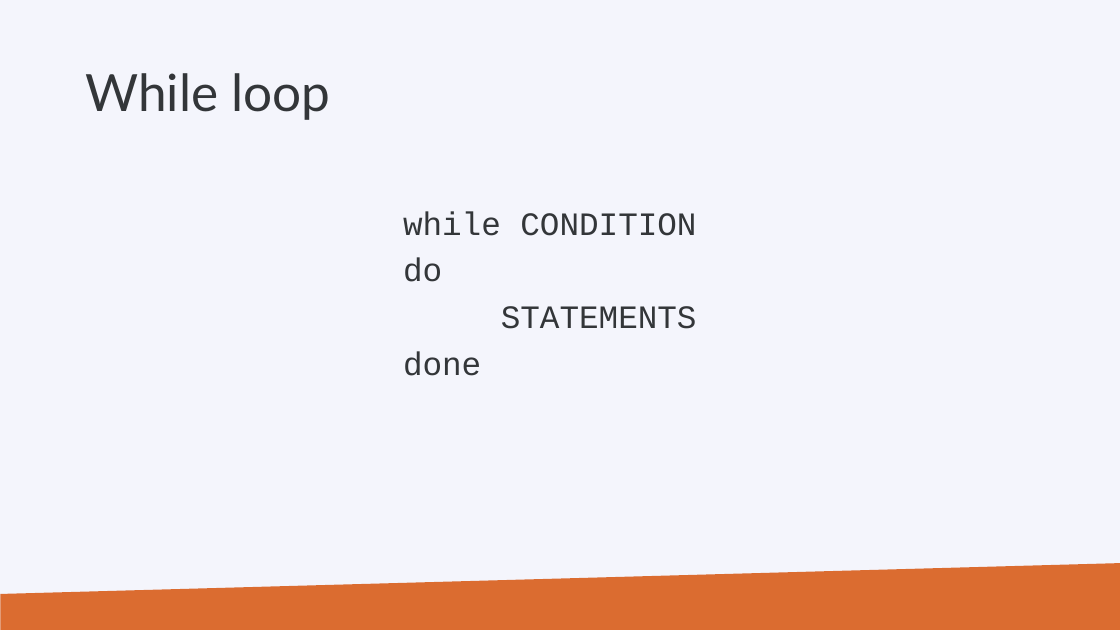
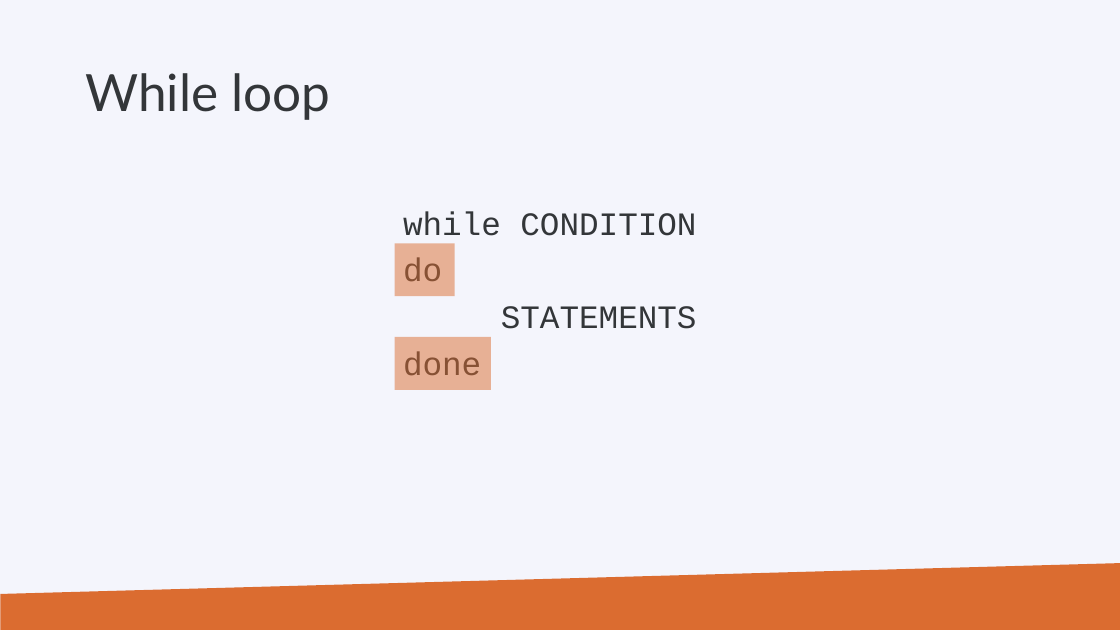
Before and after one commit to hpcleuven/Linux-scripting, a slide deck: slide 123 of Linux-scripting.pptx. Drawn at 1120x630 pixels with LibreOffice and Linux fonts; fonts in the diff are those of the drawing; background and template pictures are left out. Boxes give left, top, right and bottom in pixels: in the first picture for what was removed or moved away, otherwise in the second. Text is boxed around its words. In the diff, an @@ line names an element or a change of style, - is before the commit and + after.

```diff
--- a/Linux-scripting.pptx
+++ b/Linux-scripting.pptx
@@ rectangle added at (395, 244, 455, 297), fill #DB6C30 at 50% opacity @@
@@ rectangle added at (395, 337, 492, 390), fill #DB6C30 at 50% opacity @@
```
Also in this commit, not shown: 18 other slides changed, 1 other file.
